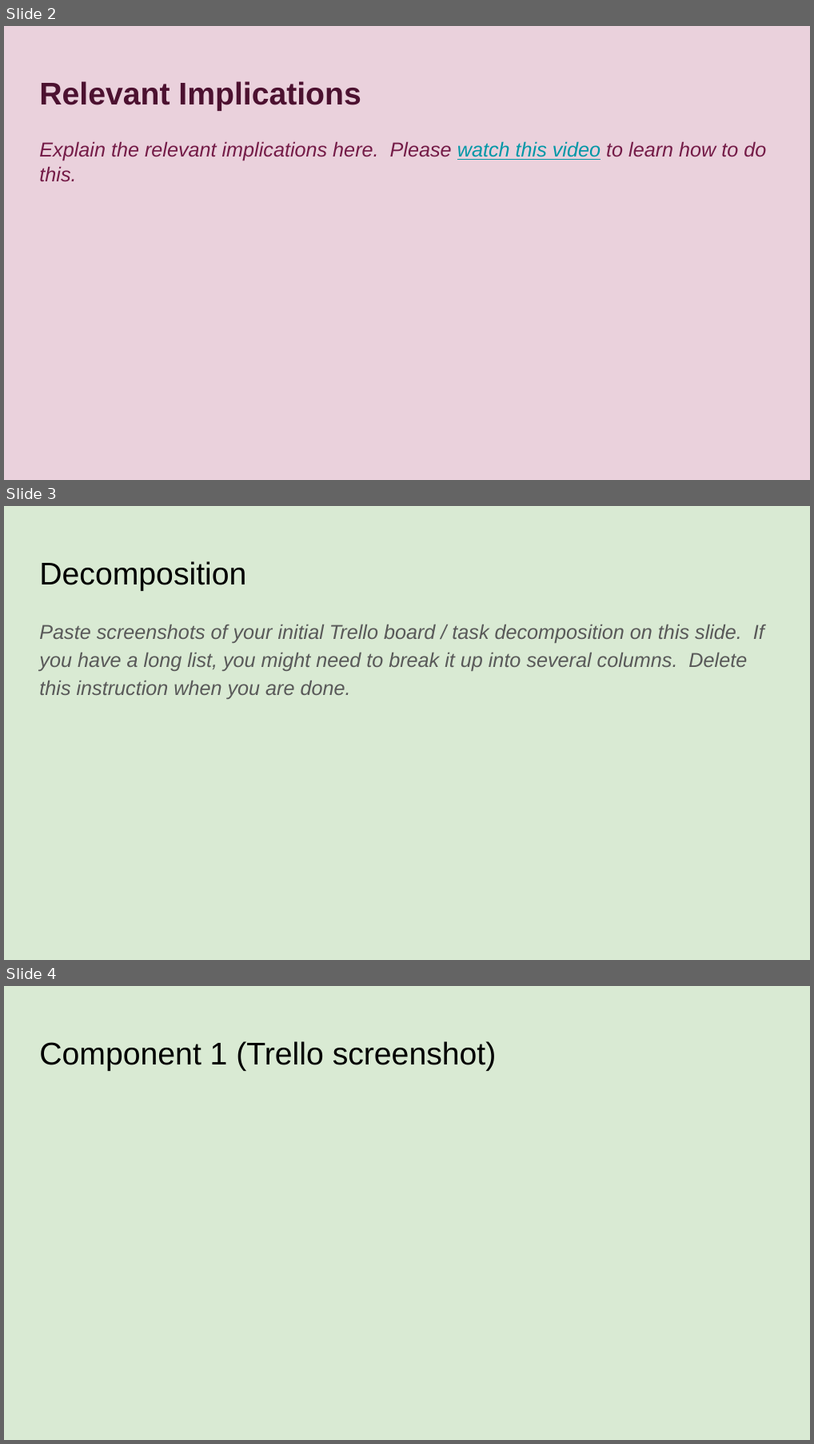
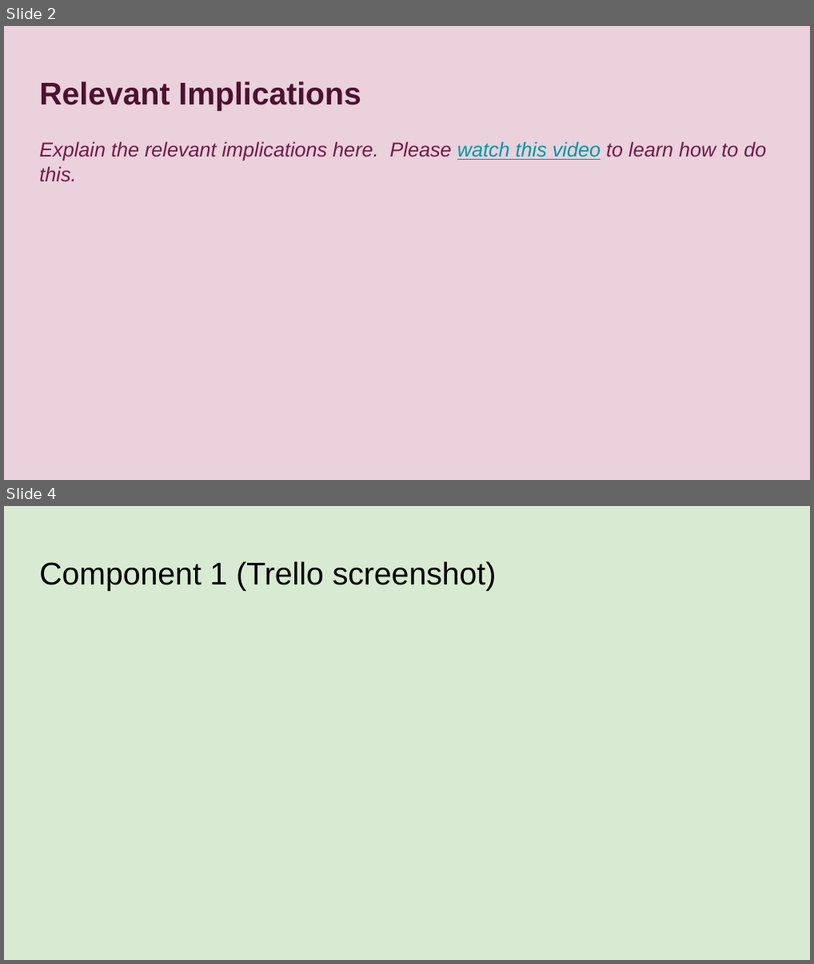
Before and after one commit to Luka-Timtam/Pizza-Bot, a slide deck: 022_91893+_+91897+Documentation.pptx. Shown one above the other, each under a label of ours: slides 2, 3 and 4 before the commit, slides 2 and 4 after it; the slides between them are not shown. The pictures are 814x1444 and 814x964 pixels, drawn with LibreOffice and Linux fonts; fonts in the diff are those of the drawing. Boxes give left, top, right and bottom in pixels: in the first picture for what was removed or moved away, otherwise in the second. Text is boxed around its words. In the diff, an @@ line names an element or a change of style, - is before the commit and + after.

```diff
--- a/022_91893+_+91897+Documentation.pptx
+++ b/022_91893+_+91897+Documentation.pptx
@@ slide 3 removed at bbox=[4, 506, 810, 960], background #D9EAD3 @@
@@ title removed at bbox=[39, 561, 246, 591] @@
-Decomposition
@@ text removed at bbox=[39, 624, 765, 699] @@
-Paste screenshots of your initial Trello board / task decomposition on this slide. If you have a long list, you might need to break it up into several columns. Delete this instruction when you are done.
```
Also in this commit, not shown: 1 slide changed, 1 slide added.
